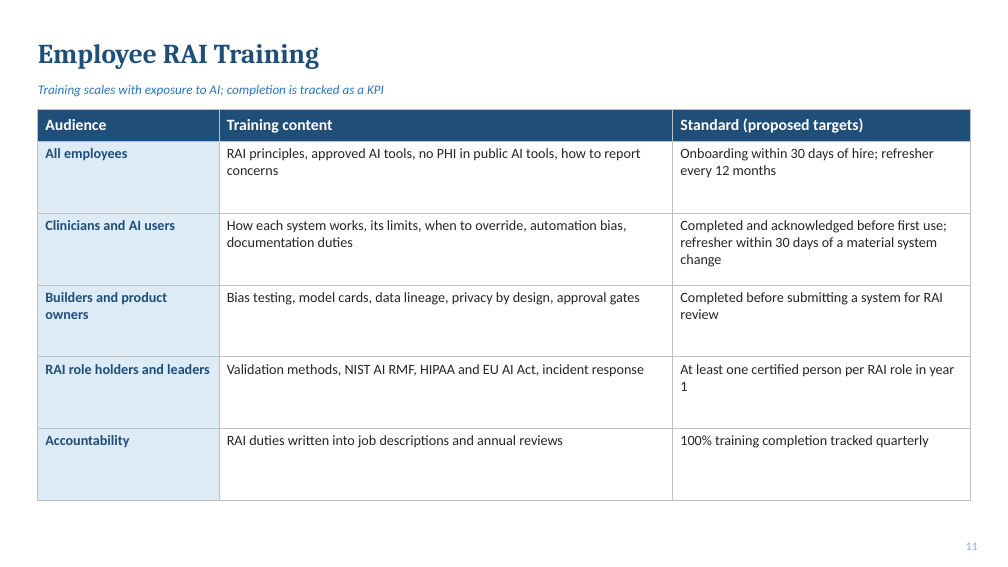
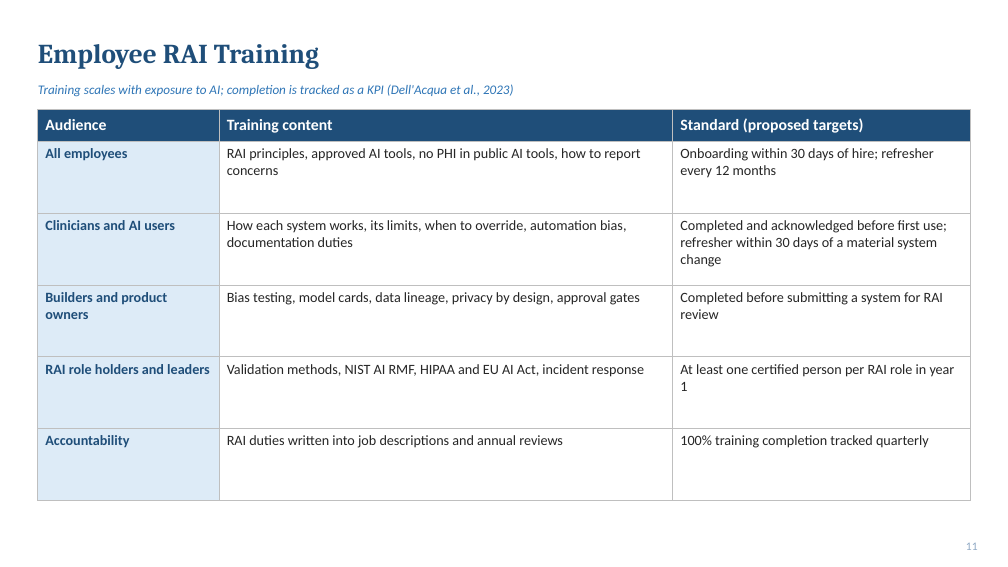
Before and after one commit to arshi-khan1203/arshi-khan1203.github.io, a slide deck: slide 11 of decks/6.5_Final_RAI_Framework.pptx. Drawn at 1008x567 pixels with LibreOffice and Linux fonts; fonts in the diff are those of the drawing. Boxes give left, top, right and bottom in pixels: in the first picture for what was removed or moved away, otherwise in the second. Text is boxed around its words. In the diff, an @@ line names an element or a change of style, - is before the commit and + after.

```diff
--- a/decks/6.5_Final_RAI_Framework.pptx
+++ b/decks/6.5_Final_RAI_Framework.pptx
@@ text at (x1=38, y1=84, x2=514, y2=97): text changed @@
-Training scales with exposure to AI; completion is tracked as a KPI
+Training scales with exposure to AI; completion is tracked as a KPI (Dell'Acqua et al., 2023)
```
Also in this commit, not shown: 18 other slides changed, 1 other file.
